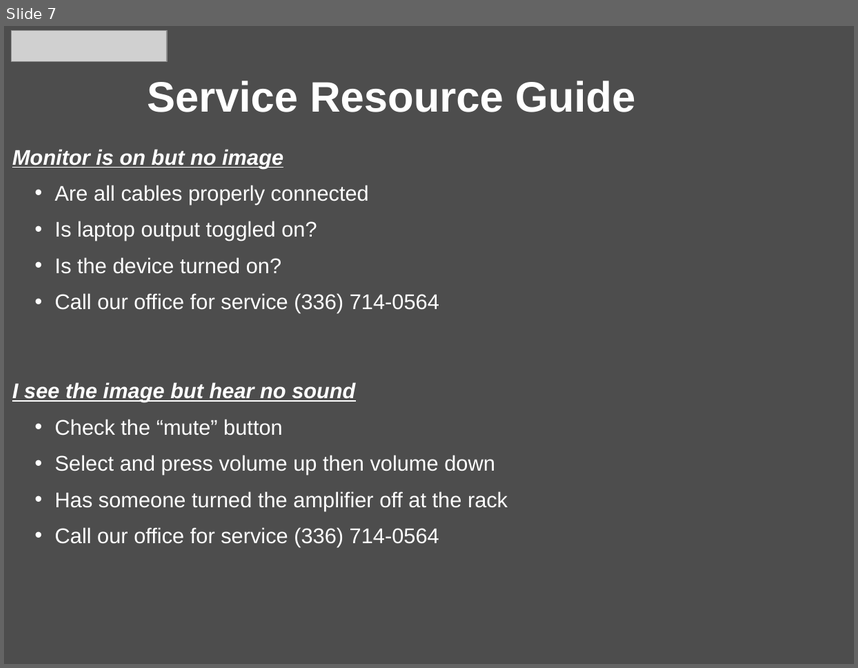
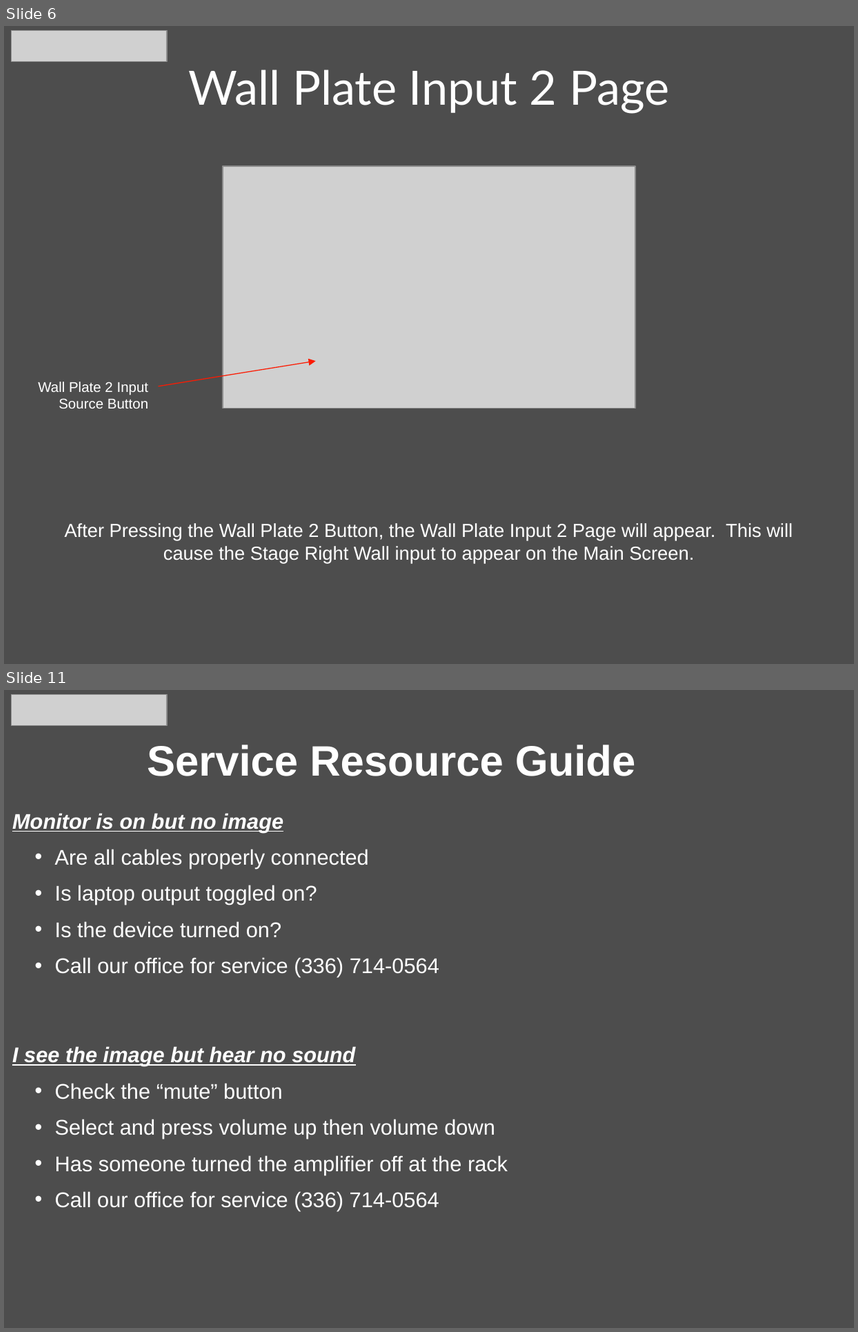
Before and after one commit to CurtisChurch/Pentair, a slide deck: User Manuals/Quick Reference Guide Pentair - Large Conference Room.pptx. Shown one above the other, each under a label of ours: slide 7 before the commit, slides 6 and 11 after it; the slides between them are not shown. The pictures are 858x668 and 858x1332 pixels, drawn with LibreOffice and Linux fonts; fonts in the diff are those of the drawing; grey boxes stand for pictures; background and template pictures are left out. Boxes give left, top, right and bottom in pixels: in the first picture for what was removed or moved away, otherwise in the second. Text is boxed around its words. In the diff, an @@ line names an element or a change of style, - is before the commit and + after.

```diff
--- a/User Manuals/Quick Reference Guide Pentair - Large Conference Room.pptx
+++ b/User Manuals/Quick Reference Guide Pentair - Large Conference Room.pptx
@@ slide 6 added at <box>4,26,854,664</box>, background picture (left out) @@
@@ picture added at <box>11,30,166,61</box> @@
@@ title added at <box>189,69,669,114</box>, 40 pt, text #FFFFFF @@
+Wall Plate Input 2 Page
@@ picture added at <box>223,166,635,408</box> @@
@@ arrow added from (158, 386) to (316, 361), #FB1B03 0.75 pt @@
@@ text added at <box>38,381,149,408</box>, 12 pt, text #FFFFFF @@
+Wall Plate 2 Input Source Button
@@ text added at <box>65,523,793,564</box>, 16 pt, text #FFFFFF @@
+After Pressing the Wall Plate 2 Button, the Wall Plate Input 2 Page will appear. This will cause the Stage Right Wall input to appear on the Main Screen.
@@ what was slide 7 is now slide 11 @@
```
Also in this commit, not shown: 5 slides changed, 5 other slides added, 2 slides removed, 1 other file.
